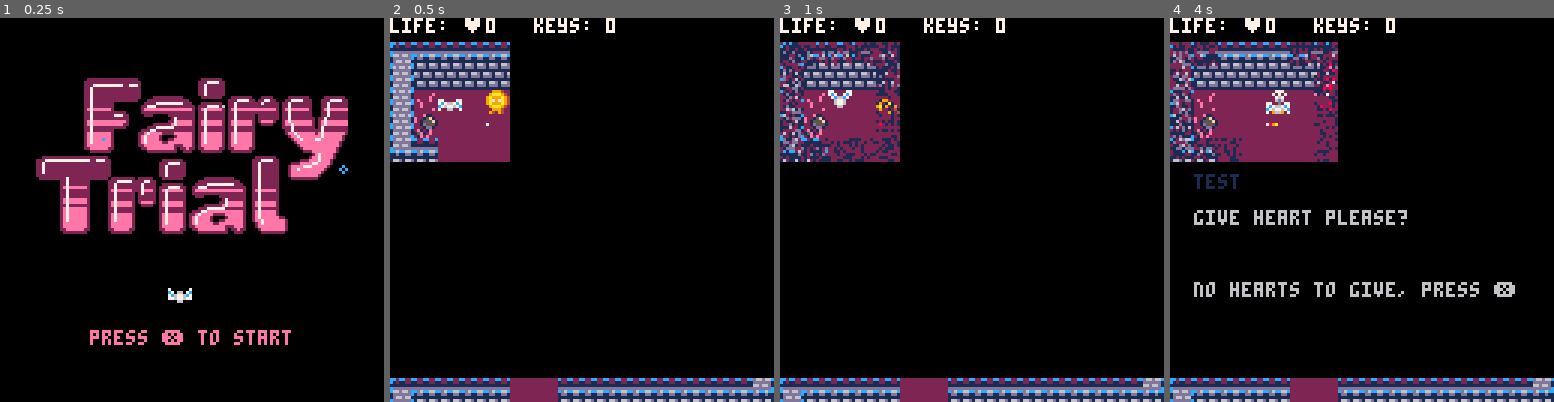
Above: before the commit, frames 1-4 (left to right).
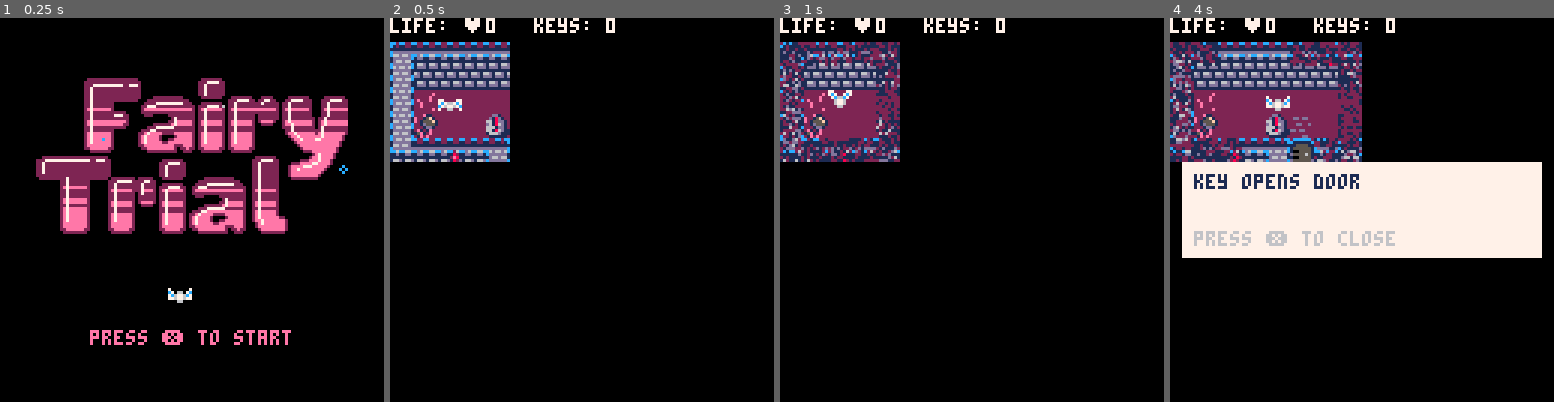
Above: after the commit, the same moments.

Repository: RonzyLady/FairyTrialGame
Game: PICO-8 cartridge fairytrial.p8
Two runs of this game, one before a commit and one after it. Both use one fixed random seed, a clock stepped at 60 frames per second and the inputs below.
Inputs:
- Up to frame 1 (0.25 s): no input
- Up to frame 2 (0.5 s): tap X (X key) at 0.33 s
- Up to frame 3 (1 s): tap O (Z key) at 0.7 s
- Up to frame 4 (4 s): tap X (X key) at 1.07, 1.85, 2.97 s; hold Right 1.6-2.1 s; tap O (Z key) every 0.4 s from 1.7 to 3.7 s; hold Up 2.15-2.42 s; hold Right 2.47-3.03 s; hold Left 3.08-3.58 s; hold Down 3.63-3.97 s

Frame 1 is identical in both runs. In frame 2, 7.9% of the frame differs, in the area x 0-100%, y 18-100%; in frame 3, 6.8%; in frame 4, 38%, in the area x 0-100%, y 6-100%.

Commit message:
Publish update

Diff:
--- a/fairytrial.p8
+++ b/fairytrial.p8
@@ -182,7 +182,7 @@
 activ_frenx=0
 activ_freny=0
 -- map tile settings
- wall={6,7,8,9,18,19,20,21,22,23,34,35,36,37,38,39,50,51,52,53,55,56,80,112}
+ wall={6,7,8,9,18,19,20,21,22,23,29,30,45,46,59,61,62,34,35,36,37,38,39,50,51,52,53,55,56,80,112}
  key={48}
  door={56}
  anim1={10,27}
@@ -258,7 +258,7 @@
 
  for fogx=0,31 do
   for fogy=1,32 do
-   if fog[fogx][fogy]==0 and fogy != 15 then
+   if fog[fogx][fogy]==0 then
     rectfill2(fogx*8,fogy*8,8,8,0)
    end
    if fog[fogx][fogy]==2 then
@@ -399,21 +399,21 @@
 
 function make_gnpcs()
   allgold={}
-  make_gnpc(4,3,"hi! am AAAAAAA boy.")
+  make_gnpc(8,7,"hi! am gold boy.")
   -- make_gnpc(5,3,"hi! am BBBB boy.")
   -- make_gnpc(6,3,"hi! am CCCCC boy.")
-  -- make_gnpc(24,8,"i am so lonely... :(")
-  -- make_gnpc(25,4,"hug me please ♥")
+  make_gnpc(24,8,"i am so lonely... :(")
+  make_gnpc(25,4,"hug me please ♥")
   -- make_gnpc(10,8,"NO HUg PLS")
 end
 
 
 function make_dnpcs()
   alldark={}
-  -- make_dnpc(10,7,"hey! am dark fren")
-  -- make_dnpc(24,10,"nobody loves dark fren :(")
-  -- make_dnpc(27,4,"dark fren needs hug ♥")
-  make_dnpc(4,4,"test")
+   make_dnpc(10,7,"hey! am dark fren")
+   make_dnpc(24,10,"nobody loves dark fren :(")
+   make_dnpc(27,4,"dark fren needs hug ♥")
+  -- make_dnpc(4,4,"test")
 end
 
 function make_gnpc(nx,ny,npc_chat)
@@ -642,13 +642,14 @@
   chatx=mapx*8+4
   chaty=mapy*8+48
 
-  rectfill(chatx,chaty,chatx+119,chaty+48,0)
+  rectfill(chatx,chaty,chatx+119,chaty+48,6)
+  rect(chatx,chaty,chatx+119,chaty+48,13)
   print(active_chat, chatx+4,chaty+4,1)
-  print("give heart please?",chatx+4,chaty+16,6)
+  print("give heart please?",chatx+4,chaty+16,14)
 
   if fate == 0 then
     if p.hearts == 0 then
-      print("no hearts to give, press ❎ ",chatx+4,chaty+40,6)
+      print("no hearts to give, press ❎ ",chatx+4,chaty+40,13)
       if btn(❎)then
        conf_txt=true
       end
@@ -660,21 +661,21 @@
     end
     if p.hearts>0 then
       decide_fate()
-      print("yes 🅾️",chatx+4,chaty+40,6)
-      print("no ❎",chatx+50,chaty+40,6)
+      print("yes 🅾️",chatx+4,chaty+40,13)
+      print("no ❎",chatx+50,chaty+40,13)
      end
   end
 
   if fate!=0 then
-    print("yes 🅾️",chatx+4,chaty+40,6)
-    print("no ❎",chatx+50,chaty+40,6)
+    print("yes 🅾️",chatx+4,chaty+40,13)
+    print("no ❎",chatx+50,chaty+40,13)
     if conf_txt==true then
       delay_txt-=1
      if fate == 1 then
       print("no ❎",chatx+50,chaty+40,8)
      end
      if fate == 2 then
-      print("yes 🅾️",chatx+4,chaty+40,11)
+      print("yes 🅾️",chatx+4,chaty+40,12)
      end
     end
   end
@@ -973,22 +974,22 @@
 0000000000000000000000000000000000000000000000000000000000000000000000000000000000000000000000000000000000000000000000000000000000000000000000000000000000000000000000000000000000000000000000000000000000000000000000000000000000000000000000000000000000000000
 __map__
 0000000000000000000000000000000000000000000000000000000000000000000000000000000000000000000000000000000000000000000000000000000000000000000000000000000000000000000000000000000000000000000000000000000000000000000000000000000000000000000000000000000000000000
-1413131313131613131315131313131313131313131313151613131316131315000000000000000000000000000000000000000000000000000000000000000000000000000000000000000000000000000000000000000000000000000000000000000000000000000000000000000000000000000000000000000000000000
-2423232323232623232324230823232323232308232323242623232326232324000000000000000000000000000000000000000000000000000000000000000000000000000000000000000000000000000000000000000000000000000000000000000000000000000000000000000000000000000000000000000000000000
-24111010101036100c0c245010101b2b2c103a10101b30243620102036101024000000000000000000000000000000000000000000000000000000000000000000000000000000000000000000000000000000000000000000000000000000000000000000000000000000000000000000000000000000000000000000000000
-24371010101010101010243a11101b2b10121111102b1b242029101920101024000000000000000000000000000000000000000000000000000000000000000000000000000000000000000000000000000000000000000000000000000000000000000000000000000000000000000000000000000000000000000000000000
-34131010101010101010172106131315131313153a0613171615101413221024000000000000000000000000000000000000000000000000000000000000000000000000000000000000000000000000000000000000000000000000000000000000000000000000000000000000000000000000000000000000000000000000
-2723262332102323241032382723232423232324382308232624102423320a24000000000000000000000000000000000000000000000000000000000000000000000000000000000000000000000000000000000000000000000000000000000000000000000000000000000000000000000000000000000000000000000000
-1511101b1010101024101021105010240c1b2b5121101b333624103413131324000000000000000000000000000000000000000000000000000000000000000000000000000000000000000000000000000000000000000000000000000000000000000000000000000000000000000000000000000000000000000000000000
-241030101b1010102430101010100a241b2b102410101b1229243a2723230824000000000000000000000000000000000000000000000000000000000000000000000000000000000000000000000000000000000000000000000000000000000000000000000000000000000000000000000000000000000000000000000000
-241010101010101024131313222106241313131710102b101024101b2b1c1024000000000000000000000000000000000000000000000000000000000000000000000000000000000000000000000000000000000000000000000000000000000000000000000000000000000000000000000000000000000000000000000000
-341313153810131317272308323827242323233210101b3719241b301b2b1c24000000000000000000000000000000000000000000000000000000000000000000000000000000000000000000000000000000000000000000000000000000000000000000000000000000000000000000000000000000000000000000000000
-2323232421102323325010102b211b24301b113a11101b333624131313222124000000000000000000000000000000000000000000000000000000000000000000000000000000000000000000000000000000000000000000000000000000000000000000000000000000000000000000000000000000000000000000000000
-12100c5110101010101010102b101b241c061313131313131317232323323824000000000000000000000000000000000000000000000000000000000000000000000000000000000000000000000000000000000000000000000000000000000000000000000000000000000000000000000000000000000000000000000000
-1313131710101010101030102b101b243827230823232308233250301b1b1b24000000000000000000000000000000000000000000000000000000000000000000000000000000000000000000000000000000000000000000000000000000000000000000000000000000000000000000000000000000000000000000000000
-2323233210101010101010102b101b241010101c2b3a101b2b2b1b101c1c0c24000000000000000000000000000000000000000000000000000000000000000000000000000000000000000000000000000000000000000000000000000000000000000000000000000000000000000000000000000000000000000000000000
-1413131313101013131313131313131713131313131313131313131313131313000000000000000000000000000000000000000000000000000000000000000000000000000000000000000000000000000000000000000000000000000000000000000000000000000000000000000000000000000000000000000000000000
-2423232323102323232323232323232323232323232323232323232323232324000000000000000000000000000000000000000000000000000000000000000000000000000000000000000000000000000000000000000000000000000000000000000000000000000000000000000000000000000000000000000000000000
+1413131313131613161315131313131313131313131313151613131316171d1e000000000000000000000000000000000000000000000000000000000000000000000000000000000000000000000000000000000000000000000000000000000000000000000000000000000000000000000000000000000000000000000000
+2423232323232323262324230823232323232308232323242623232326232d3b000000000000000000000000000000000000000000000000000000000000000000000000000000000000000000000000000000000000000000000000000000000000000000000000000000000000000000000000000000000000000000000000
+24111010101010103630245010101b2b2c103a102b1b3024362010203620102d000000000000000000000000000000000000000000000000000000000000000000000000000000000000000000000000000000000000000000000000000000000000000000000000000000000000000000000000000000000000000000000000
+24371010502110102036243a11101b2b10121111102b1b24201010101d1e101d000000000000000000000000000000000000000000000000000000000000000000000000000000000000000000000000000000000000000000000000000000000000000000000000000000000000000000000000000000000000000000000000
+34131613153806141313172106131315131313153a061317161510142d2e102d000000000000000000000000000000000000000000000000000000000000000000000000000000000000000000000000000000000000000000000000000000000000000000000000000000000000000000000000000000000000000000000000
+272326232521232423263238272323242323232438230823262410243d3e0a3d000000000000000000000000000000000000000000000000000000000000000000000000000000000000000000000000000000000000000000000000000000000000000000000000000000000000000000000000000000000000000000000000
+1510101b3510102410361021105010240c1b2b4021101b333624103413131315000000000000000000000000000000000000000000000000000000000000000000000000000000000000000000000000000000000000000000000000000000000000000000000000000000000000000000000000000000000000000000000000
+241030101b10102410301010101010241b2b102410101b1210243a2723230824000000000000000000000000000000000000000000000000000000000000000000000000000000000000000000000000000000000000000000000000000000000000000000000000000000000000000000000000000000000000000000000000
+2410101c1010102413131313222106241313131710102b101024101b2b1c1024000000000000000000000000000000000000000000000000000000000000000000000000000000000000000000000000000000000000000000000000000000000000000000000000000000000000000000000000000000000000000000000000
+341313153806132423272308323827242323233210101b3710241b301b2b1c24000000000000000000000000000000000000000000000000000000000000000000000000000000000000000000000000000000000000000000000000000000000000000000000000000000000000000000000000000000000000000000000000
+2323232421272324105010102b211b24301b113a11101b333624131313222124000000000000000000000000000000000000000000000000000000000000000000000000000000000000000000000000000000000000000000000000000000000000000000000000000000000000000000000000000000000000000000000000
+12100c4010101025101010102b101b241c061313131313131317232323323824000000000000000000000000000000000000000000000000000000000000000000000000000000000000000000000000000000000000000000000000000000000000000000000000000000000000000000000000000000000000000000000000
+1313132410101035101030102b101b243827230823232308233250301b1b1024000000000000000000000000000000000000000000000000000000000000000000000000000000000000000000000000000000000000000000000000000000000000000000000000000000000000000000000000000000000000000000000000
+2323232410101010101010102b101b241010101c2b3a101b2b2b1b101c1c0c24000000000000000000000000000000000000000000000000000000000000000000000000000000000000000000000000000000000000000000000000000000000000000000000000000000000000000000000000000000000000000000000000
+1413132413131313131313131313131713131313131313131313131313131313000000000000000000000000000000000000000000000000000000000000000000000000000000000000000000000000000000000000000000000000000000000000000000000000000000000000000000000000000000000000000000000000
+2423232323232323232323232323232323232323232323232323232323232324000000000000000000000000000000000000000000000000000000000000000000000000000000000000000000000000000000000000000000000000000000000000000000000000000000000000000000000000000000000000000000000000
 2410101010101010701010101010101010101010101010101010101010101024000000000000000000000000000000000000000000000000000000000000000000000000000000000000000000000000000000000000000000000000000000000000000000000000000000000000000000000000000000000000000000000000
 0000000000000000000000000000000000000000000000000000000000000000000000000000000000000000000000000000000000000000000000000000000000000000000000000000000000000000000000000000000000000000000000000000000000000000000000000000000000000000000000000000000000000000
 0000000000000000000000000000000000000000000000000000000000000000000000000000000000000000000000000000000000000000000000000000000000000000000000000000000000000000000000000000000000000000000000000000000000000000000000000000000000000000000000000000000000000000
Not shown, changed: 48 lines of the sprite sheet (__gfx__) section of fairytrial.p8
